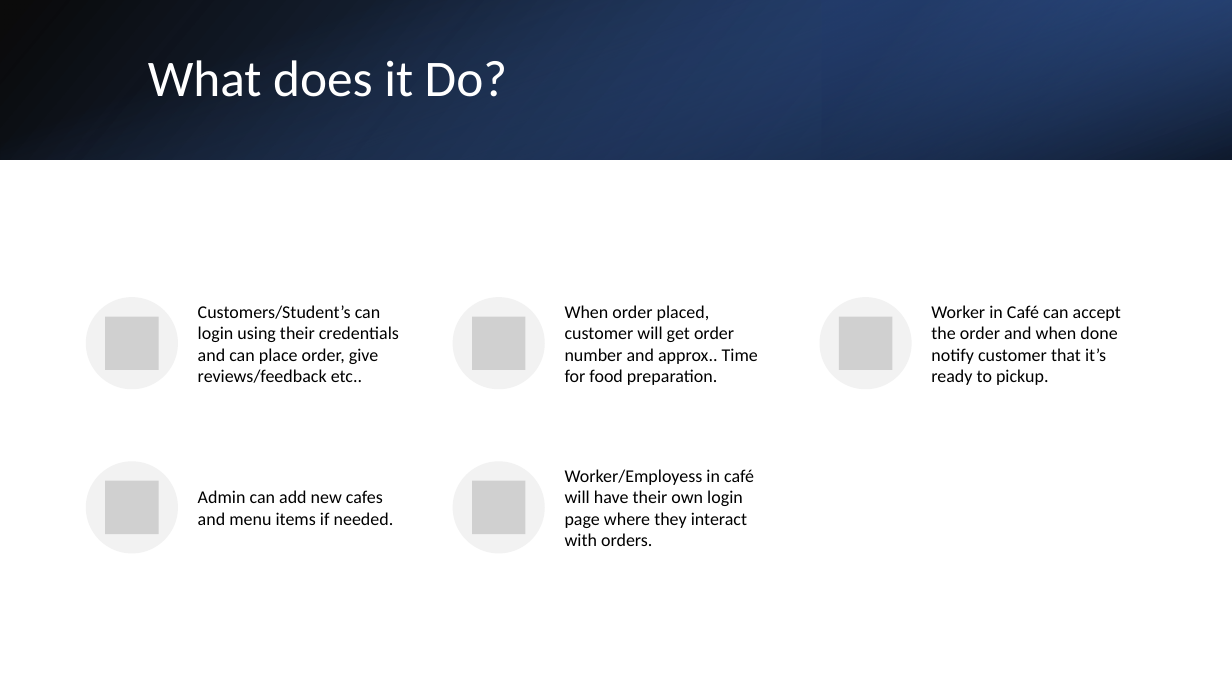
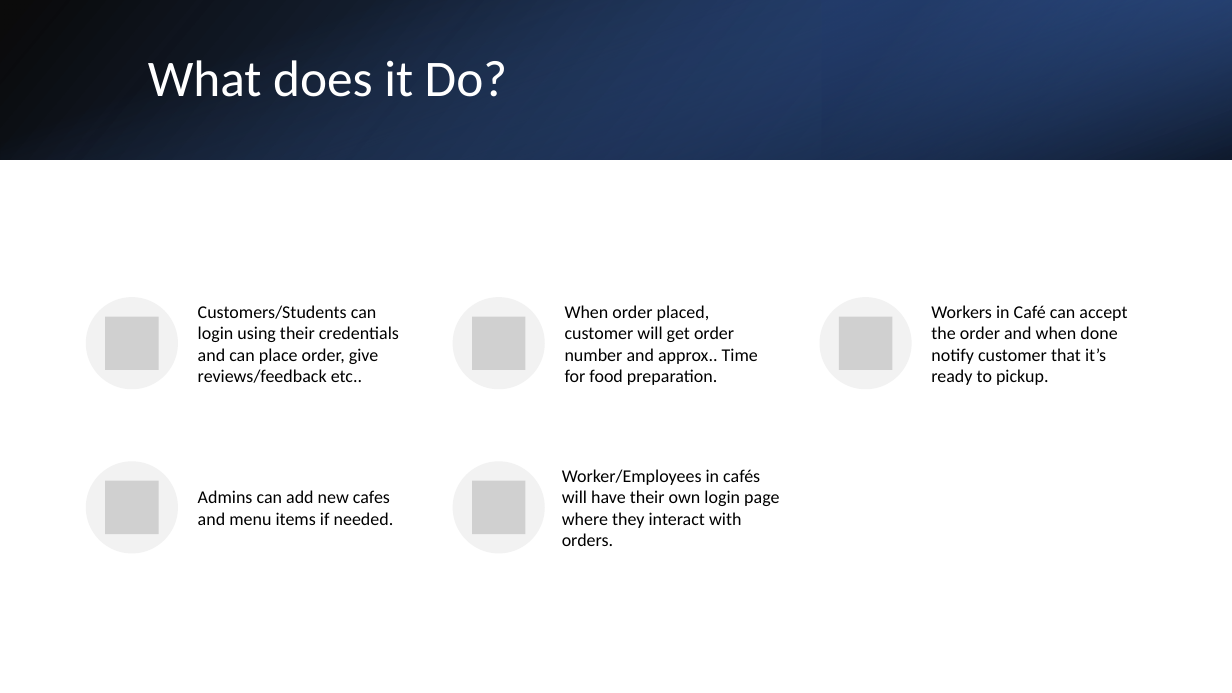
Before and after one commit to sNirajan/CFOS, a slide deck: slide 3 of ACS_3909_ProjectPPT.pptx. Drawn at 1232x693 pixels with LibreOffice and Linux fonts; fonts in the diff are those of the drawing; grey boxes stand for pictures. Boxes give left, top, right and bottom in pixels: in the first picture for what was removed or moved away, otherwise in the second. Text is boxed around its words. In the diff, an @@ line names an element or a change of style, - is before the commit and + after.

```diff
--- a/ACS_3909_ProjectPPT.pptx
+++ b/ACS_3909_ProjectPPT.pptx
@@ text at (198, 305, 399, 383): text changed @@
-Customers/Student’s can login using their credentials and can place order, give reviews/feedback etc..
+Customers/Students can login using their credentials and can place order, give reviews/feedback etc..
@@ text at (931, 305, 1127, 385): text changed @@
-Worker in Café can accept the order and when done notify customer that it’s ready to pickup.
+Workers in Café can accept the order and when done notify customer that it’s ready to pickup.
@@ text at (562, 469, 779, 546): text changed @@
-Worker/Employess in café will have their own login page where they interact with orders.
+Worker/Employees in cafés will have their own login page where they interact with orders.
@@ text at (198, 490, 394, 525): text changed @@
-Admin can add new cafes and menu items if needed.
+Admins can add new cafes and menu items if needed.
```
Also in this commit, not shown: 5 other slides changed.
